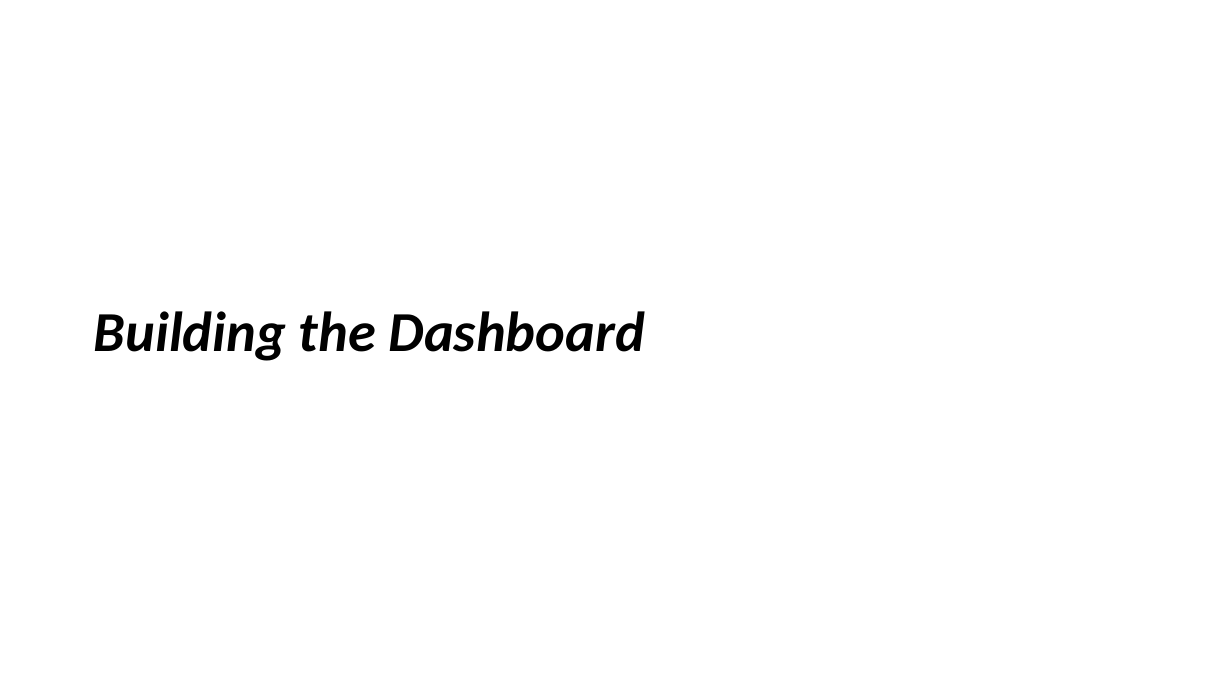
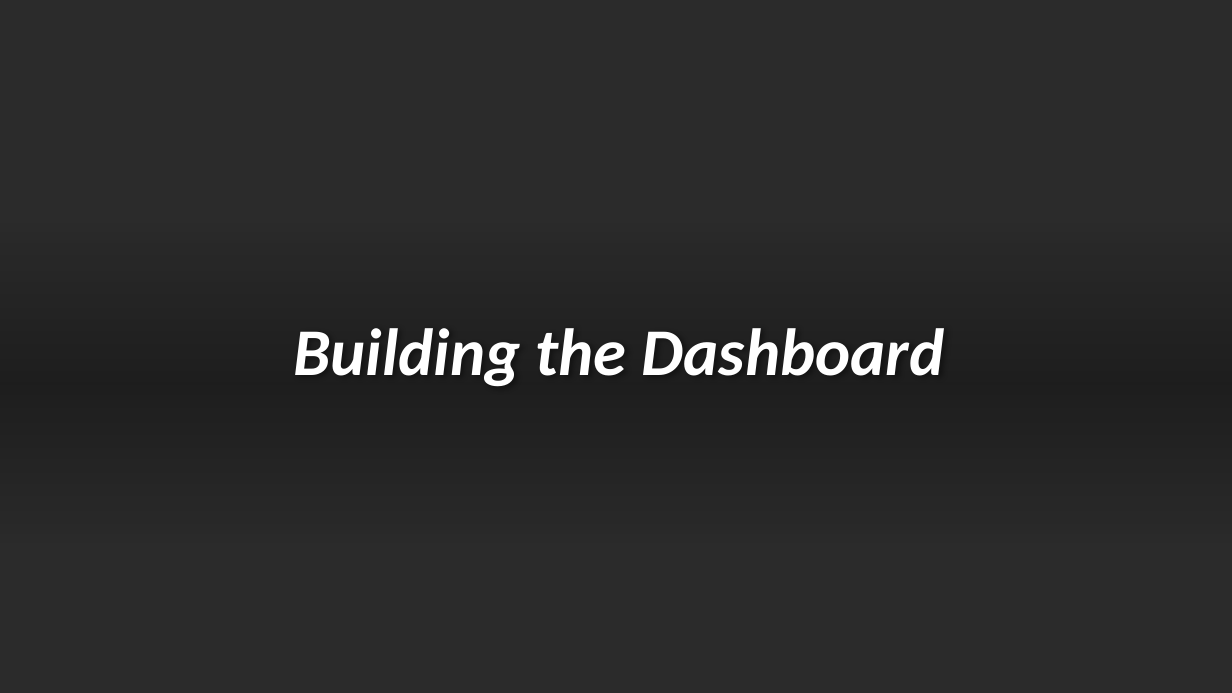
Before and after one commit to Athreya27/Athreya-, a slide deck: slide 18 of Impact of Car Features.pptx (slide 17 before the commit). Drawn at 1232x693 pixels with LibreOffice and Linux fonts; fonts in the diff are those of the drawing; background and template pictures are left out; a plain dark background stands for a picture behind light text. Boxes give left, top, right and bottom in pixels: in the first picture for what was removed or moved away, otherwise in the second. Text is boxed around its words. In the diff, an @@ line names an element or a change of style, - is before the commit and + after.

```diff
--- a/Impact of Car Features.pptx
+++ b/Impact of Car Features.pptx
@@ background #FFFFFF to picture (left out) @@
@@ rectangle added at [0,0,1232,693], fill #FFFFFF @@
@@ title "Building the Dashboard": place and size @@
-title "Building the Dashboard" at [94,311,645,361]
+title "Building the Dashboard" at [293,328,945,386]
@@ title "Building the Dashboard" at [293,328,945,386]: size 44 to 52 pt, text colour #000000 to #FFFFFF; alignment left to centre; vertical alignment middle to bottom @@
@@ rectangle added at [0,223,1232,543], fill gradient #000000 @@
```
Also in this commit, not shown: 29 other slides changed, 10 slides added, 5 slides removed.
